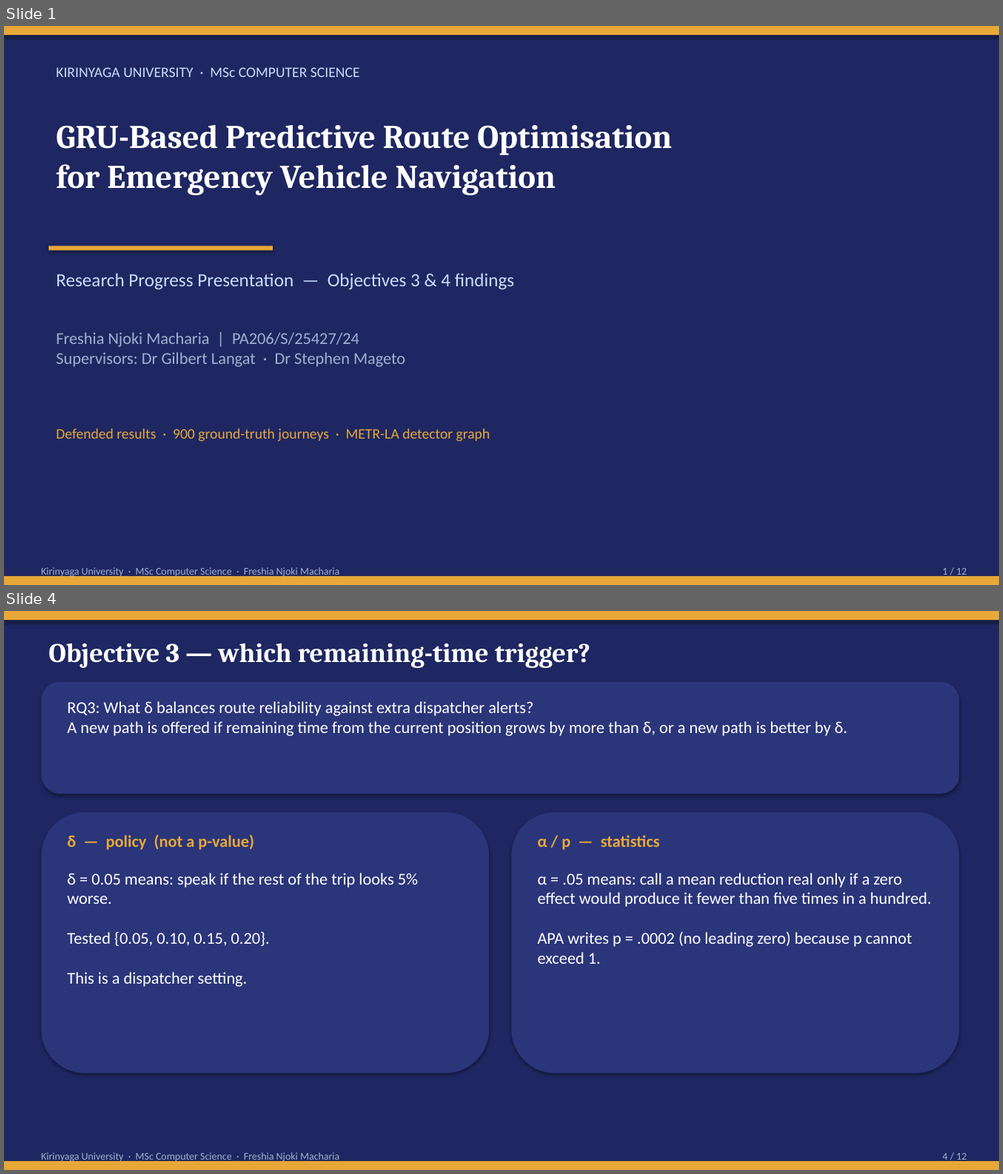
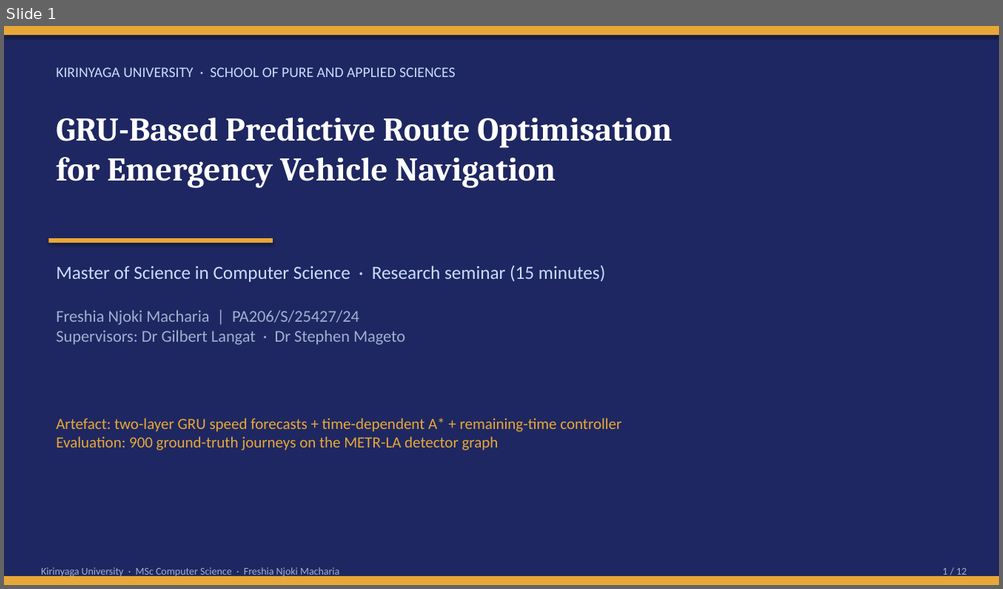
Before and after one commit to Freshia-Njoki/Emergency_Routing, a slide deck: docs/Freshia_Njoki_Obj34_Findings_Presentation.pptx. Shown one above the other, each under a label of ours: slides 1 and 4 before the commit, slide 1 after it; the slides between them are not shown. The pictures are 1003x1174 and 1003x589 pixels, drawn with LibreOffice and Linux fonts; fonts in the diff are those of the drawing. Boxes give left, top, right and bottom in pixels: in the first picture for what was removed or moved away, otherwise in the second. Text is boxed around its words. In the diff, an @@ line names an element or a change of style, - is before the commit and + after.

```diff
--- a/docs/Freshia_Njoki_Obj34_Findings_Presentation.pptx
+++ b/docs/Freshia_Njoki_Obj34_Findings_Presentation.pptx
@@ slide 4 removed at (x1=4, y1=611, x2=999, y2=1170), background #1E2761 @@
@@ rectangle removed at (x1=4, y1=611, x2=999, y2=620) @@
@@ text removed at (x1=48, y1=643, x2=590, y2=668) @@
-Objective 3 — which remaining-time trigger?
@@ rounded rectangle removed at (x1=41, y1=682, x2=959, y2=794) @@
@@ text removed at (x1=67, y1=701, x2=847, y2=736) @@
-RQ3: What δ balances route reliability against extra dispatcher alerts?
-A new path is offered if remaining time from the current position grows by more than δ, or a new path is better by δ.
@@ rounded rectangle removed at (x1=41, y1=812, x2=489, y2=1073) @@
@@ rounded rectangle removed at (x1=512, y1=812, x2=959, y2=1073) @@
@@ text removed at (x1=67, y1=834, x2=254, y2=850) @@
-δ — policy (not a p-value)
@@ text removed at (x1=538, y1=835, x2=660, y2=850) @@
-α / p — statistics
@@ text removed at (x1=67, y1=873, x2=418, y2=987) @@
-δ = 0.05 means: speak if the rest of the trip looks 5% worse.
-Tested {0.05, 0.10, 0.15, 0.20}.
-This is a dispatcher setting.
@@ text removed at (x1=538, y1=873, x2=931, y2=964) @@
-α = .05 means: call a mean reduction real only if a zero effect would produce it fewer than five times in a hundred.
-APA writes p = .0002 (no leading zero) because p cannot exceed 1.
@@ rectangle removed at (x1=4, y1=1162, x2=999, y2=1170) @@
@@ text removed at (x1=41, y1=1153, x2=339, y2=1163) @@
-Kirinyaga University · MSc Computer Science · Freshia Njoki Macharia
@@ text removed at (x1=942, y1=1153, x2=966, y2=1163) @@
-4 / 12
@@ slide 1 changed as well @@
@@ text at (x1=56, y1=67, x2=455, y2=77): text changed @@
-KIRINYAGA UNIVERSITY · MSc COMPUTER SCIENCE
+KIRINYAGA UNIVERSITY · SCHOOL OF PURE AND APPLIED SCIENCES
@@ text "GRU-Based Predictive Route Optimisation for ..." moved from (x1=56, y1=125, x2=671, y2=195) to (x1=56, y1=118, x2=671, y2=188) @@
@@ rectangle moved from (x1=48, y1=246, x2=273, y2=250) to (x1=48, y1=238, x2=273, y2=243) @@
@@ text at (x1=56, y1=266, x2=605, y2=282): text changed @@
-Research Progress Presentation — Objectives 3 & 4 findings
+Master of Science in Computer Science · Research seminar (15 minutes)
@@ text "Freshia Njoki Macharia | PA206/S/25427/24 ..." moved from (x1=56, y1=332, x2=405, y2=367) to (x1=56, y1=310, x2=405, y2=345) @@
@@ text at (x1=56, y1=418, x2=621, y2=451): text changed; size 14 to 15 pt @@
-Defended results · 900 ground-truth journeys · METR-LA detector graph
+Artefact: two-layer GRU speed forecasts + time-dependent A* + remaining-time controller
+Evaluation: 900 ground-truth journeys on the METR-LA detector graph
```
Also in this commit, not shown: 6 other slides changed, 5 slides added, 4 other slides removed, 12 other files.
